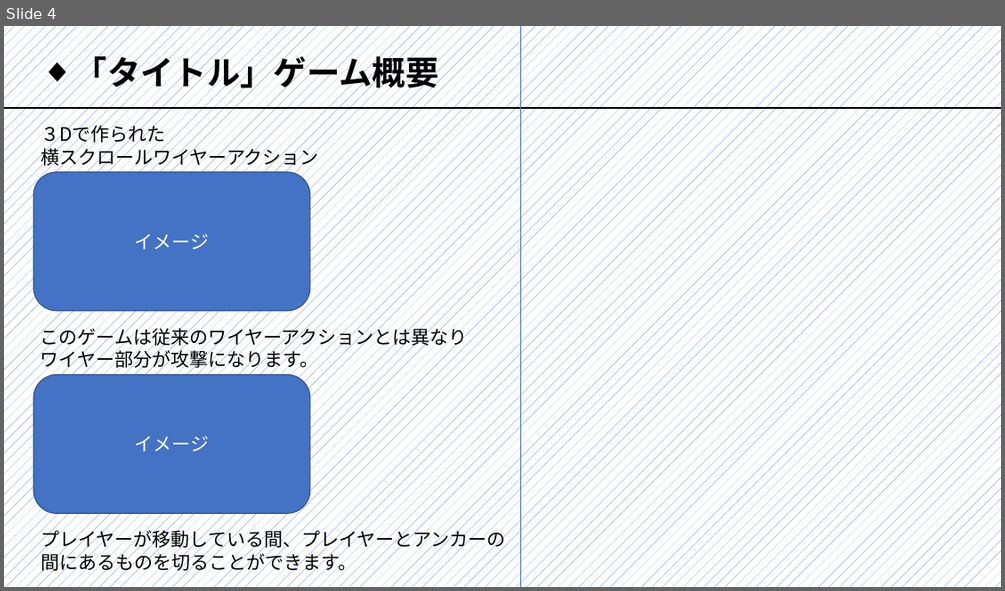
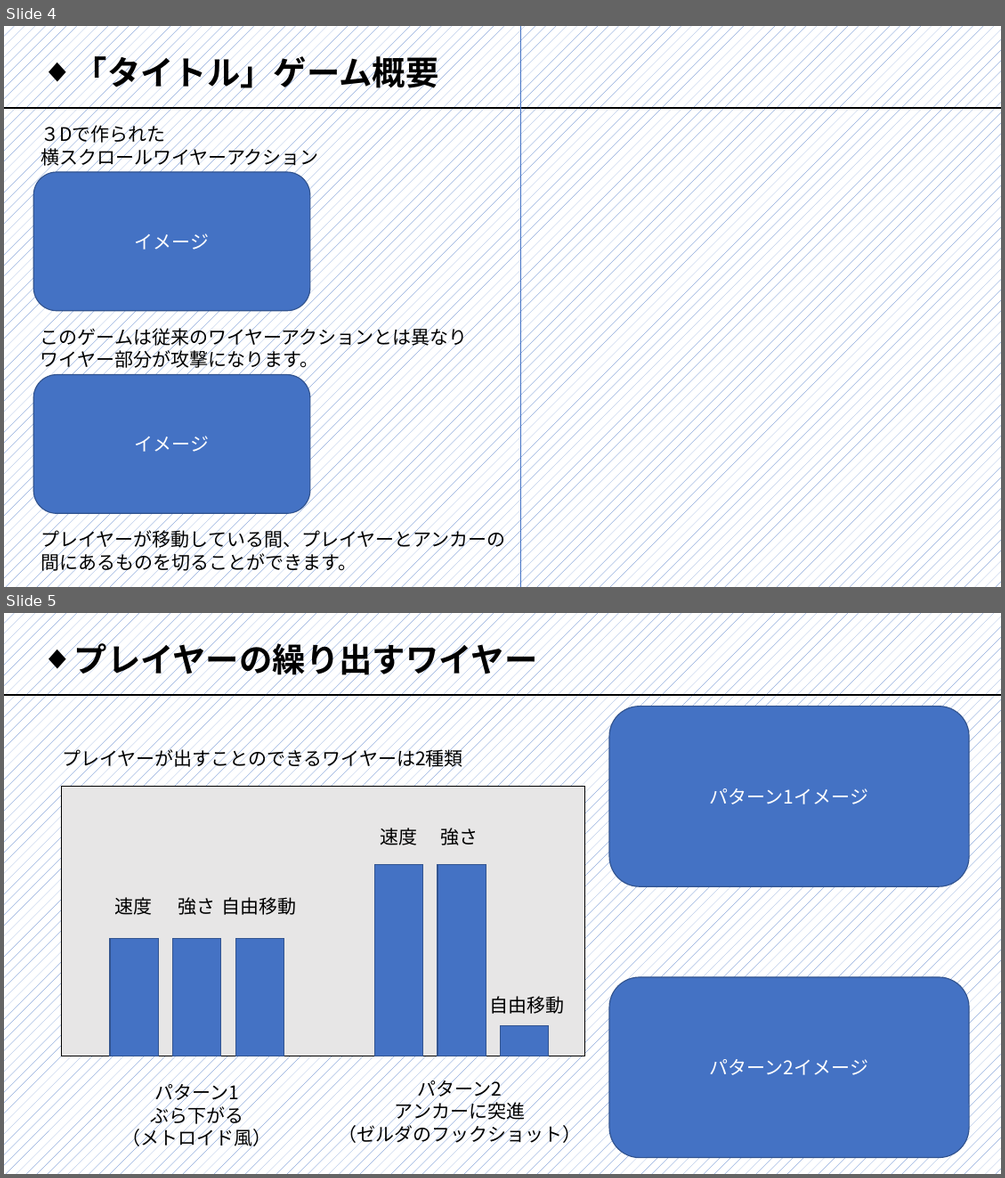
Before and after one commit to nkc20206040/First3DGame, a slide deck: 後期制作_企画書.pptx. Shown one above the other, each under a label of ours: slide 4 before the commit, slides 4 and 5 after it. The pictures are 1005x591 and 1005x1178 pixels, drawn with LibreOffice and Linux fonts; fonts in the diff are those of the drawing. Boxes give left, top, right and bottom in pixels: in the first picture for what was removed or moved away, otherwise in the second. Text is boxed around its words. In the diff, an @@ line names an element or a change of style, - is before the commit and + after.

```diff
--- a/後期制作_企画書.pptx
+++ b/後期制作_企画書.pptx
@@ slide 5 added at box(4, 613, 1001, 1174), background pattern #4472C4 on #FFFFFF @@
@@ text added at box(74, 638, 538, 681), 32 pt, text #000000, bold @@
+◆ プレイヤーの繰り出すワイヤー
@@ line added from (4, 695) to (1001, 695), #000000 1.5 pt @@
@@ rounded rectangle added at box(610, 706, 970, 887), fill #4472C4, outline #325491 1 pt, 18 pt, text #FFFFFF @@
+パターン1イメージ
@@ text added at box(62, 747, 463, 770), 18 pt, text #000000 @@
+プレイヤーが出すことのできるワイヤーは2種類
@@ rectangle added at box(62, 786, 585, 1055), fill #E7E6E6, outline #000000 1 pt @@
@@ text added at box(380, 827, 417, 845), 18 pt, text #000000 @@
+速度
@@ text added at box(440, 827, 477, 845), 18 pt, text #000000 @@
+強さ
@@ rectangle added at box(375, 864, 423, 1055), fill #4472C4, outline #325491 1 pt @@
@@ rectangle added at box(437, 864, 486, 1055), fill #4472C4, outline #325491 1 pt @@
@@ text added at box(115, 897, 153, 915), 18 pt, text #000000 @@
+速度
@@ text added at box(178, 897, 215, 915), 18 pt, text #000000 @@
+強さ
@@ text added at box(222, 897, 297, 915), 18 pt, text #000000 @@
+自由移動
@@ rectangle added at box(110, 938, 159, 1055), fill #4472C4, outline #325491 1 pt @@
@@ rectangle added at box(173, 938, 222, 1055), fill #4472C4, outline #325491 1 pt @@
@@ rectangle added at box(235, 938, 284, 1055), fill #4472C4, outline #325491 1 pt @@
@@ rounded rectangle added at box(610, 977, 970, 1158), fill #4472C4, outline #325491 1 pt, 18 pt, text #FFFFFF @@
+パターン2イメージ
@@ text added at box(490, 996, 565, 1013), 18 pt, text #000000 @@
+自由移動
@@ rectangle added at box(501, 1026, 550, 1055), fill #4472C4, outline #325491 1 pt @@
@@ text added at box(122, 1081, 272, 1149), 18 pt, text #000000 @@
+パターン1
+ぶら下がる
+（メトロイド風）
@@ text added at box(338, 1077, 581, 1145), 18 pt, text #000000 @@
+パターン2
+アンカーに突進
+（ゼルダのフックショット）
```
Also in this commit, not shown: 1 other slide added, 1 slide removed.
